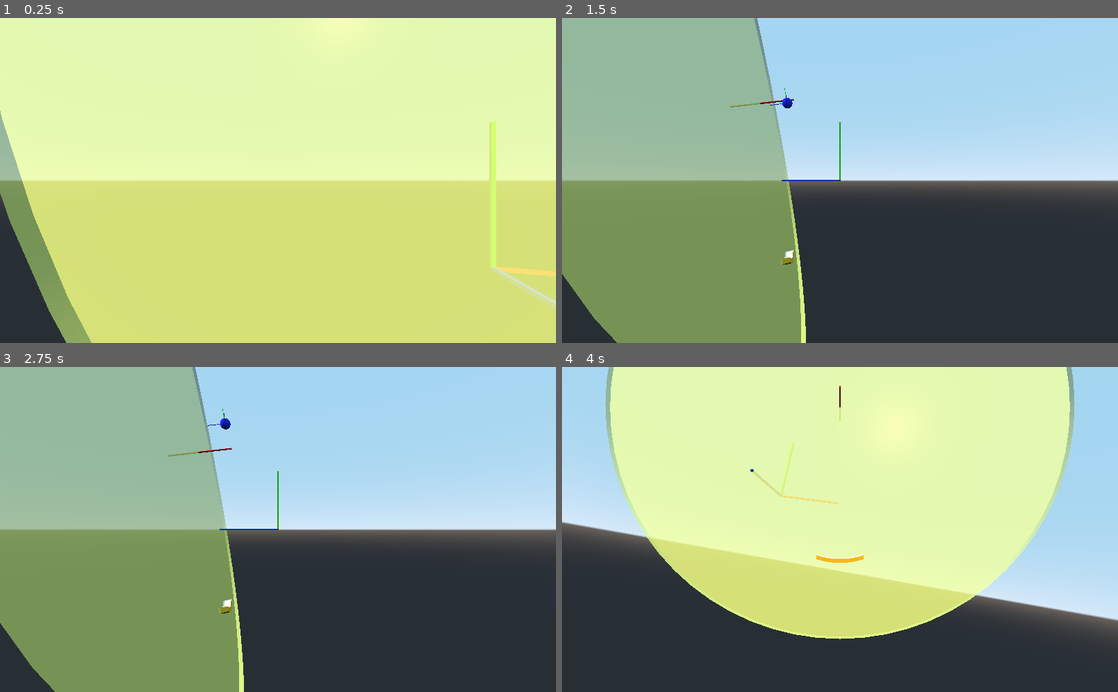
Above: before the commit, frames 1-4 (two rows, left to right).
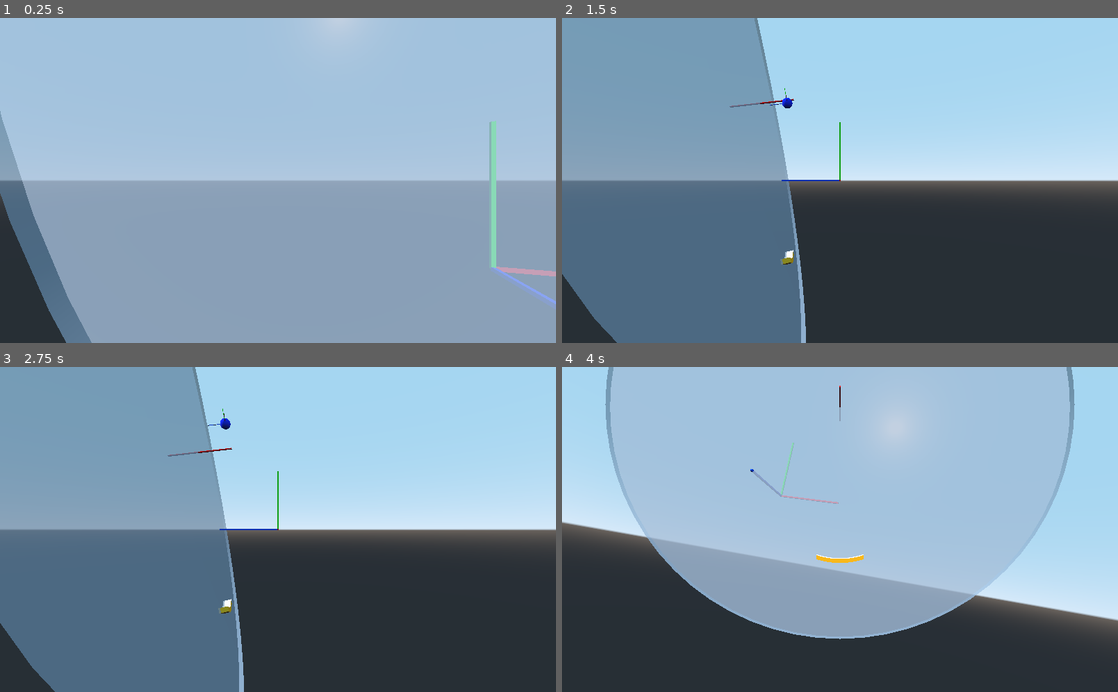
Above: after the commit, the same moments.

Repository: teratron/treaker
Game: Godot game, scene res://src/world/World.tscn
The game is run twice, just before and just after one commit, with the same random seed, the same clock (stepped at 60 frames per second) and the same inputs.
Inputs (mouse positions are in pixels of both pictures, inside the frame that each line leads up to):
- Up to frame 1 (0.25 s): no input
- Up to frame 2 (1.5 s): tap Enter at 0.5 s; move the mouse to (867, 180) at 0.52 s; press the mouse at (867, 180) at 0.53 s; hold W (move_forward) from 0.53 s (still down); move the mouse to (812, 180) at 1.27 s; release the mouse at (812, 180) at 1.28 s; tap C (toggle_camera) at 1.35 s; click (812, 180) at 1.42 s
- Up to frame 3 (2.75 s): keep holding W (move_forward); tap Space (move_up) at 2 s; move the mouse to (289, 523) at 2.02 s; tap Alt (use_ability) at 2.1 s; click (289, 523) at 2.17 s
- Up to frame 4 (4 s): keep holding W (move_forward); tap Enter at 2.75 s; move the mouse to (834, 536) at 2.77 s; click (834, 536) at 2.85 s; tap Space (move_up) at 3.5 s; move the mouse to (878, 532) at 3.52 s; hold C (toggle_camera) from 3.53 s (still down); click (878, 532) at 3.67 s

The runs differ from the first frame. In frame 1, 97% of the frame differs, in the area x 0-100%, y 0-100%; in frame 2, 39%; in frame 3, 39%; in frame 4, 57%.

Commit message:
World, Player, Ball, v4

Diff:
--- a/app/src/player/Ball.gd
+++ b/app/src/player/Ball.gd
@@ -19,9 +19,7 @@
 		if length < speed || length > speed:
 			velocity = state.linear_velocity.normalized() * speed
 			set_linear_velocity(velocity) #* state.get_step())
-			#prints("ball", state.linear_velocity, to_global(state.linear_velocity))
-			#prints(state.linear_velocity, transform.basis.transposed())
-			#prints(state.linear_velocity.length())
+			#set_linear_velocity(global_transform.basis.xform(state.linear_velocity.normalized() * speed)) #* state.get_step())
 
 #	var count = state.get_contact_count()
 #	if count > 0:
@@ -42,21 +40,20 @@
 
 func pause() -> void:
 	if is_parked:
-		#set_linear_velocity(Vector3.ZERO)
-		is_parked = false
+		start(velocity)
 	else:
-		is_parked = true
+		stop()
 
 
 func start(direction: Vector3) -> void:
-	if is_parked:
+	#if is_parked:
 		velocity = direction.normalized() * speed
 		set_linear_velocity(velocity) #* get_physics_process_delta_time())
 		is_parked = false
 
 
 func stop() -> void:
-	if !is_parked:
+	#if !is_parked:
 		set_linear_velocity(Vector3.ZERO)
 		is_parked = true
 
--- a/app/src/player/Player.gd
+++ b/app/src/player/Player.gd
@@ -36,9 +36,10 @@
 	paddle.transform.origin = Vector3(0, -radius_paddle, 0)
 	paddle.set_ball_position(ball.radius)
 	ball.transform.origin = paddle.transform.origin + paddle.ball_position.transform.origin
-	#prints(rotor.transform.origin, paddle.transform.origin, rotor.to_global(paddle.transform.origin))
+	#prints(transform.basis, transform.basis.x + transform.basis.y)
 	#prints("player", transform.basis.y, to_global(transform.basis.y))
-	prints("player", transform.origin, to_global(transform.origin))
+	#prints("player", transform.origin, to_global(transform.origin))
+	#direction = transform.
 
 
 #func _physics_process(_delta):
@@ -52,6 +53,7 @@
 func _unhandled_input(event):
 	if (event is InputEventKey || InputEventMouseButton) && event.is_action_pressed("use_shot"):
 		if ball.is_parked:
+			prints(paddle.ball_position.transform.basis.y)
 			ball.start(paddle.ball_position.transform.basis.y)
 		else:
 			ball.stop()
--- a/app/src/player/Player.tscn
+++ b/app/src/player/Player.tscn
@@ -21,7 +21,7 @@
 
 [sub_resource type="SpatialMaterial" id=3]
 flags_transparent = true
-albedo_color = Color( 0.996078, 1, 0.498039, 0.705882 )
+albedo_color = Color( 0.639216, 0.705882, 0.784314, 0.705882 )
 
 [sub_resource type="CylinderMesh" id=4]
 material = SubResource( 3 )
--- a/app/src/world/World.gd
+++ b/app/src/world/World.gd
@@ -5,9 +5,9 @@
 #	pass
 
 
-func _ready():
+#func _ready():
 	#prints("world", $Player.transform.basis.y, $Player.to_global(transform.basis.y))
-	prints("world", $Player.transform.origin, $Player.to_global(transform.origin))
+	#prints("world", $Player.transform.origin, $Player.to_global(transform.origin))
 #	Input.set_mouse_mode(Input.MOUSE_MODE_CAPTURED)
 #	print(get_viewport().print_tree())
 
